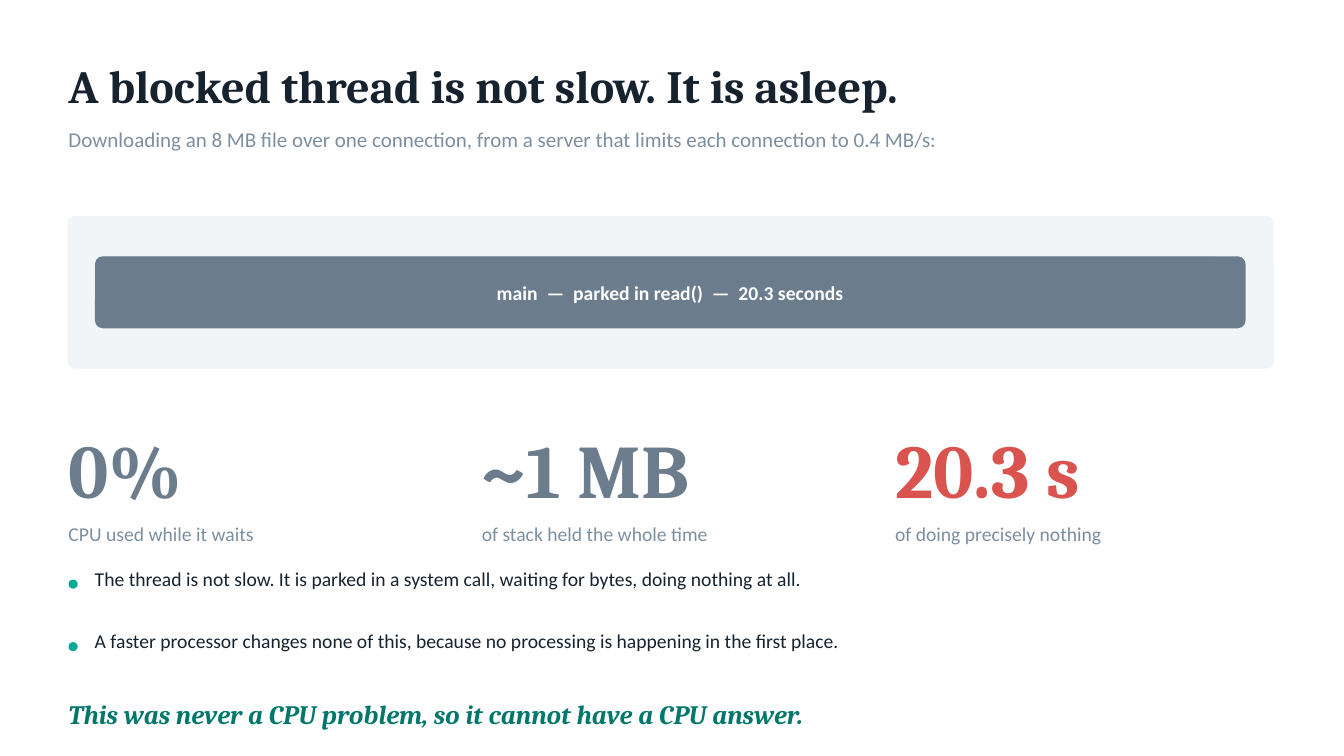
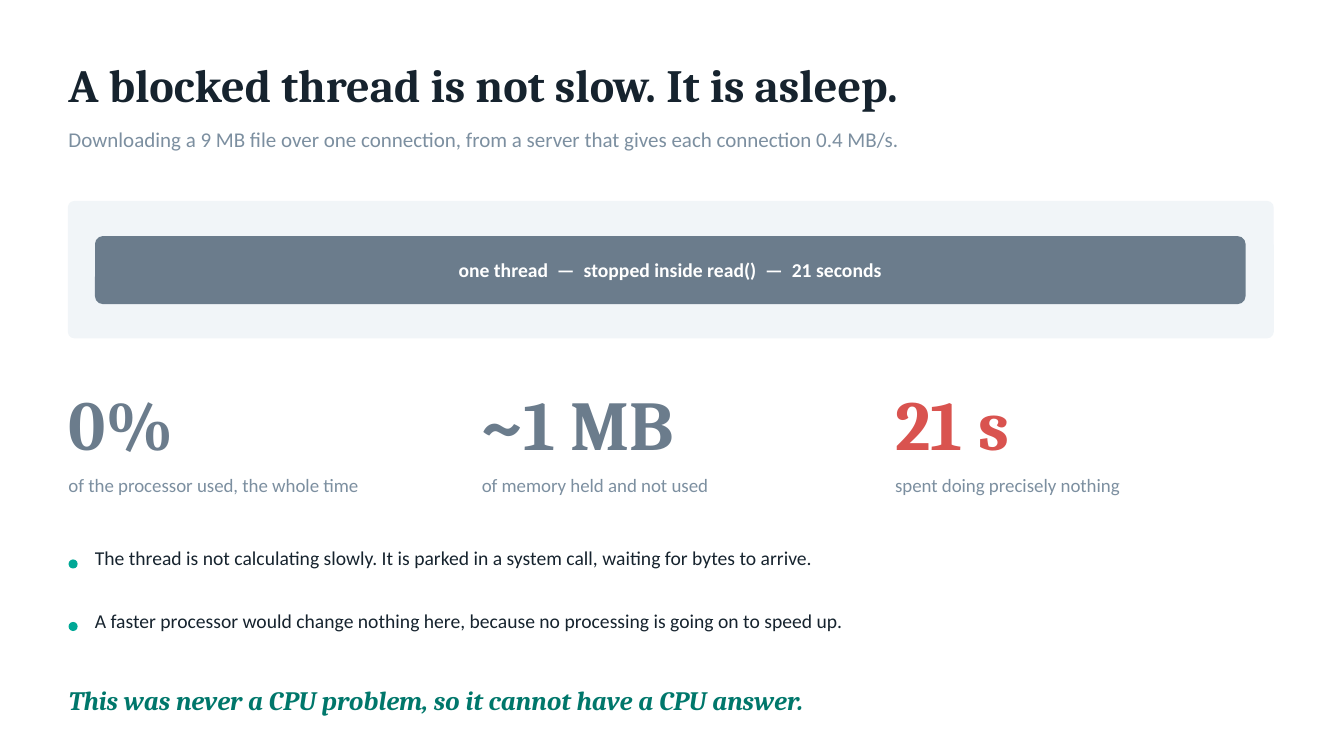
Before and after one commit to techadnank9/completablefuture-demo, a slide deck: slide 3 of CompletableFuture-Presentation.pptx (slide 2 before the commit). Drawn at 1344x756 pixels with LibreOffice and Linux fonts; fonts in the diff are those of the drawing. Boxes give left, top, right and bottom in pixels: in the first picture for what was removed or moved away, otherwise in the second. Text is boxed around its words. In the diff, an @@ line names an element or a change of style, - is before the commit and + after.

```diff
--- a/CompletableFuture-Presentation.pptx
+++ b/CompletableFuture-Presentation.pptx
@@ text at box(68, 132, 898, 151): text changed @@
-Downloading an 8 MB file over one connection, from a server that limits each connection to 0.4 MB/s:
+Downloading a 9 MB file over one connection, from a server that gives each connection 0.4 MB/s.
@@ rounded rectangle at box(69, 202, 1273, 338): proportions changed @@
@@ rounded rectangle: place and size @@
-rounded rectangle at box(69, 217, 1273, 368)
+rounded rectangle at box(69, 202, 1273, 338)
@@ rounded rectangle: place and size @@
-rounded rectangle at box(96, 257, 1245, 328)
+rounded rectangle at box(96, 237, 1245, 303)
@@ rounded rectangle at box(96, 237, 1245, 303): proportions changed @@
@@ text at box(459, 263, 881, 280): text changed @@
-main — parked in read() — 20.3 seconds
+one thread — stopped inside read() — 21 seconds
@@ text "0%": place and size @@
-text "0%" at box(68, 446, 182, 500)
+text "0%" at box(68, 402, 174, 452)
@@ text "0%" at box(68, 402, 174, 452): size 54 to 50 pt @@
@@ text "~1 MB" at box(482, 403, 675, 450): size 54 to 50 pt @@
@@ text "~1 MB": place and size @@
-text "~1 MB" at box(482, 447, 690, 498)
+text "~1 MB" at box(482, 403, 675, 450)
@@ text at box(895, 402, 1009, 451): text changed; size 54 to 50 pt @@
-20.3 s
+21 s
@@ text added at box(68, 479, 358, 495), 13.5 pt, text #7C8FA0 @@
+of the processor used, the whole time
@@ text at box(482, 479, 708, 495): text changed; size 14 to 13.5 pt @@
-of stack held the whole time
+of memory held and not used
@@ text at box(895, 479, 1120, 495): text changed; size 14 to 13.5 pt @@
-of doing precisely nothing
+spent doing precisely nothing
@@ text removed at box(68, 527, 254, 541) @@
-CPU used while it waits
@@ ellipse: place and size @@
-ellipse at box(69, 580, 78, 589)
+ellipse at box(69, 560, 78, 569)
@@ text at box(95, 551, 812, 569): text changed @@
-The thread is not slow. It is parked in a system call, waiting for bytes, doing nothing at all.
+The thread is not calculating slowly. It is parked in a system call, waiting for bytes to arrive.
@@ ellipse: place and size @@
-ellipse at box(69, 642, 78, 651)
+ellipse at box(69, 622, 78, 631)
@@ text at box(95, 614, 843, 632): text changed @@
-A faster processor changes none of this, because no processing is happening in the first place.
+A faster processor would change nothing here, because no processing is going on to speed up.
@@ text "This was never a CPU ...": place and size @@
-text "This was never a CPU ..." at box(68, 705, 803, 730)
+text "This was never a CPU ..." at box(69, 691, 803, 716)
```
Also in this commit, not shown: 6 other slides changed, 1 slide added, 4 slides removed, 2 other files.
